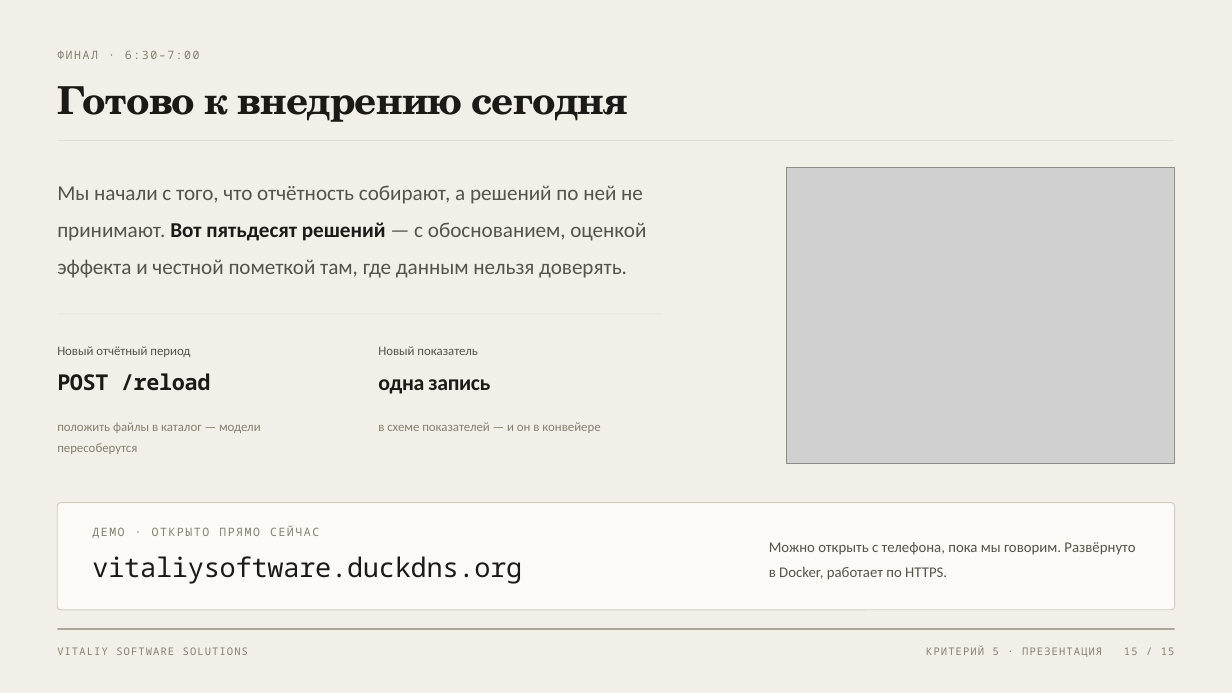
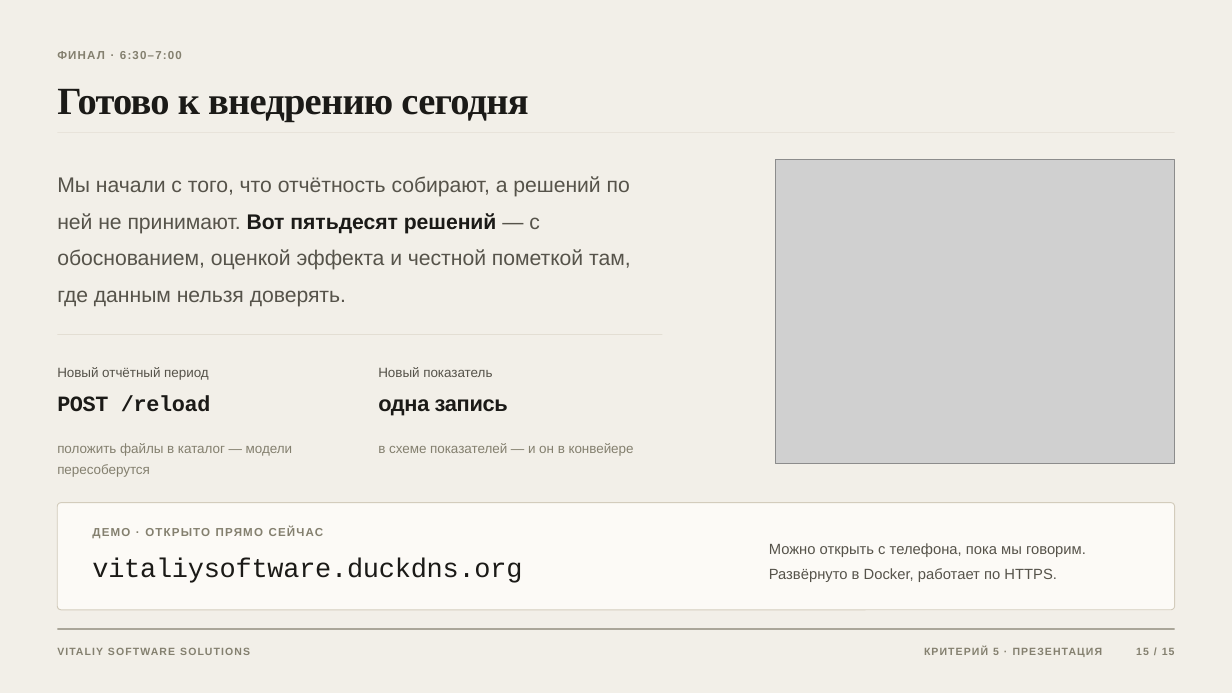
Before and after one commit to justririll/hakaton-kek, a slide deck: slide 15 of presentation/vitdashboard-7min.pptx. Drawn at 1232x693 pixels with LibreOffice and Linux fonts; fonts in the diff are those of the drawing; grey boxes stand for pictures. Boxes give left, top, right and bottom in pixels: in the first picture for what was removed or moved away, otherwise in the second. Text is boxed around its words. In the diff, an @@ line names an element or a change of style, - is before the commit and + after.

```diff
--- a/presentation/vitdashboard-7min.pptx
+++ b/presentation/vitdashboard-7min.pptx
@@ text "ФИНАЛ · 6:30–7:00" at (x1=120, y1=51, x2=162, y2=59): font Noto Sans Mono to Arial, letter spacing 1.2 to 0.9 pt, bold on @@
@@ text "Готово к внедрению сегодня" at (x1=57, y1=88, x2=528, y2=122): font TeX Gyre Schola to Times New Roman @@
@@ rectangle moved from (x1=57, y1=140, x2=1175, y2=141) to (x1=57, y1=132, x2=1175, y2=133) @@
@@ text "Мы начали с того, что ..." moved from (x1=57, y1=185, x2=646, y2=278) to (x1=57, y1=176, x2=631, y2=307) @@
@@ picture resized from (x1=787, y1=168, x2=1176, y2=464) to (x1=775, y1=160, x2=1175, y2=464) @@
@@ 6 texts, 1 rectangle moved together from (x1=57, y1=313, x2=663, y2=454) to (x1=57, y1=335, x2=663, y2=477) @@
@@ text "POST /reload" at (x1=57, y1=395, x2=211, y2=412): font Noto Sans Mono to Courier New @@
@@ font Calibri to Arial in 3 elements at (x1=769, y1=543, x2=1086, y2=582), (x1=57, y1=176, x2=631, y2=307), (x1=378, y1=399, x2=508, y2=416) @@
@@ size 10 to 10.5 pt, font Calibri to Arial in 4 elements at (x1=57, y1=443, x2=292, y2=477), (x1=57, y1=367, x2=209, y2=380), (x1=378, y1=367, x2=492, y2=377), (x1=378, y1=443, x2=634, y2=456) @@
@@ text "ДЕМО · ОТКРЫТО ПРЯМО СЕЙЧАС" at (x1=216, y1=528, x2=263, y2=536): font Noto Sans Mono to Arial, letter spacing 1.2 to 0.9 pt, bold on @@
@@ text "vitaliysoftware.duckdns.org" at (x1=92, y1=558, x2=522, y2=583): font Noto Sans Mono to Courier New @@
@@ font Noto Sans Mono to Arial, bold on in 3 elements at (x1=57, y1=645, x2=1175, y2=661), (x1=1136, y1=648, x2=1175, y2=655), (x1=993, y1=648, x2=999, y2=655) @@
```
Also in this commit, not shown: 14 other slides changed, 7 other files.
